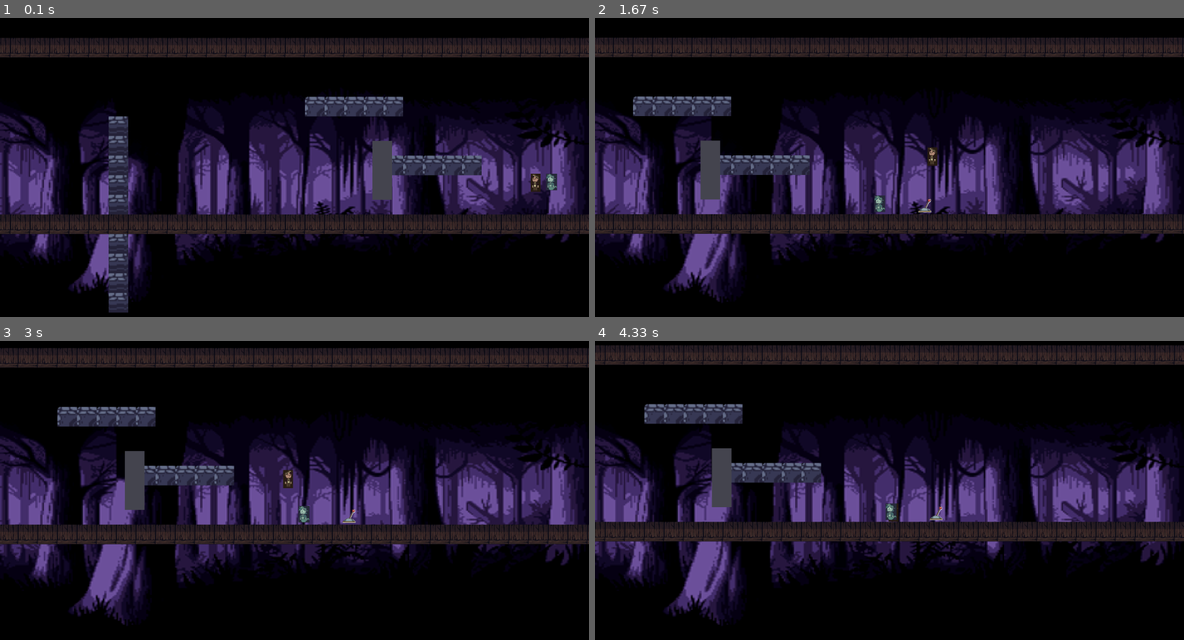
Above: before the commit, frames 1-4 (two rows, left to right).
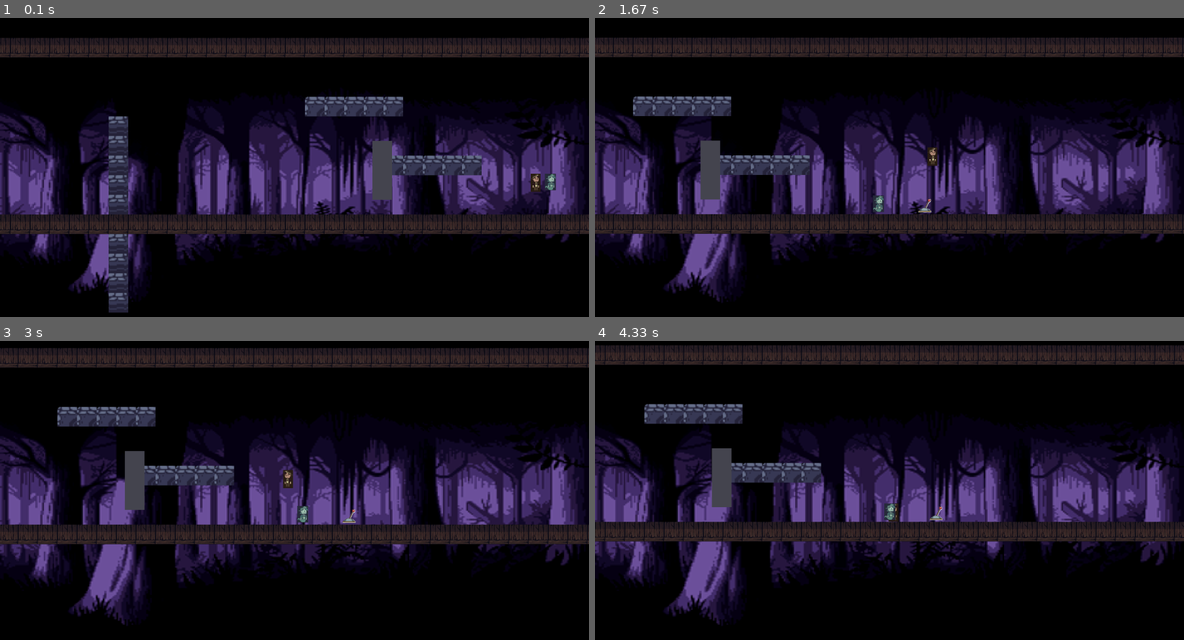
Above: after the commit, the same moments.

Repository: CS-321-Mystery-Inc/Murder-Mystery-pygame-
Game: pygame game, started from gameloop.py
Two runs of this game, one before a commit and one after it. Both use one fixed random seed, a clock stepped at 60 frames per second and the inputs below.
Inputs:
- Up to frame 1 (0.1 s): type "2 (at the terminal prompt)" at 0 s
- Up to frame 2 (1.67 s): hold Right 0.33-0.8 s; hold Up 0.83-1.13 s; hold Right 1.17-1.63 s
- Up to frame 3 (3 s): hold Left 1.67-2.2 s; hold Left 2.23-2.63 s; hold Up from 2.67 s (still down)
- Up to frame 4 (4.33 s): release Up at 3.03 s; hold Right 3.07-3.7 s; hold Left 3.73-4.2 s; hold Right from 4.23 s (still down)

The runs differ from the first frame. In frame 1, less than 0.1% of the frame differs, in the area x 90-95%, y 52-58%; in frame 2, less than 0.1%; in frame 3, less than 0.1%; in frame 4, less than 0.1%.

Commit message:
Fixed character's direction when moving

Diff:
--- a/scripts/entities.py
+++ b/scripts/entities.py
@@ -57,7 +57,7 @@
 
     def update_image(self):
         base_img = self.animation.img()
-        self.image = pygame.transform.flip(base_img, self.flip, False)
+        self.image = pygame.transform.flip(base_img, not self.flip, False)
 
     def update(self, tilemap, movement=(0, 0)):
         self.collisions = {'up': False, 'down': False, 'right': False, 'left': False}
